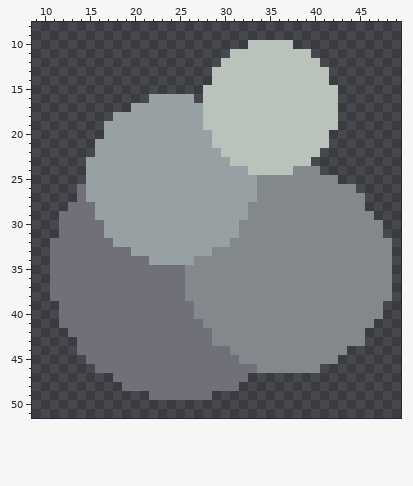
Pixel-art sprite, stored at sprites/particles/dust_explosion/dust_explosion3.png. The picture above is the old version.
The file is 64x64 pixels. Shown: x 9..49, y 8..51.
Once edited:
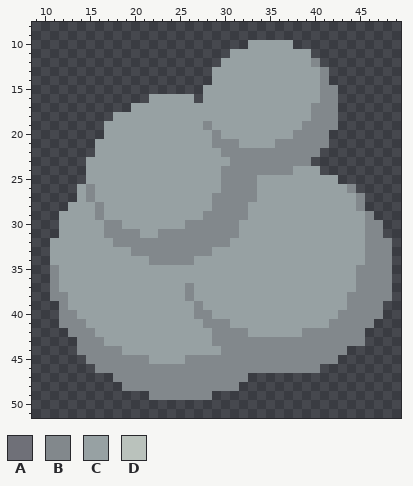
Palette (. is transparent): A #6f7078  B #82888c  C #97a1a3  D #bac2bc
Changes in this commit:
Changed rows in their new state; - is an unchanged pixel.
first column x 11:
10 ----------------------CCCCC--------
11 --------------------CCCCCCCCC------
12 -------------------CCCCCCCCCCB-----
13 ------------------CCCCCCCCCCCCB----
14 ------------------CCCCCCCCCCCCB----
15 -----------------CCCCCCCCCCCCCBB---
16 -----------------CCCCCCCCCCCCCBB---
17 -----------------CCCCCCCCCCCCBBB---
18 -----------------CCCCCCCCCCCCBBB---
19 -----------------BCCCCCCCCCCBBBB---
20 ------------------BCCCCCCCCBBBB----
21 ------------------BBBCCCCBBBBBB----
22 -------------------BBBBBBBBBBB-----
23 --------------------BBBBBBBBB------
24 -------------------BBBBBBBBCCC-----
25 -------------------BBBBCCCCCCCCC---
26 ---CB--------------BBBBCCCCCCCCCC--
27 ---CB-------------BBBBBCCCCCCCCCCC-
28 --CCCB------------BBBBCCCCCCCCCCCC-
29 -CCCCB-----------BBBBBCCCCCCCCCCCCC
30 -CCCCCBB-------BBBBBBCCCCCCCCCCCCCC
31 -CCCCCBBBB--BBBBBBBBBCCCCCCCCCCCCCC
32 CCCCCCCBBBBBBBBBBBBBCCCCCCCCCCCCCCC
33 CCCCCCCCCBBBBBBBBBCCCCCCCCCCCCCCCCC
34 CCCCCCCCCCCBBBBBCCCCCCCCCCCCCCCCCCC
35 BCCCCCCCCCCCCCCCCCCCCCCCCCCCCCCCCC-
36 BCCCCCCCCCCCCCCCCCCCCCCCCCCCCCCCCC-
37 BCCCCCCCCCCCCCC-CCCCCCCCCCCCCCCCCC-
38 BBCCCCCCCCCCCCC-CCCCCCCCCCCCCCCCC--
39 -BCCCCCCCCCCCCCC-CCCCCCCCCCCCCCCC--
40 -BBCCCCCCCCCCCCC--CCCCCCCCCCCCCC---
41 -BBBCCCCCCCCCCCCC---CCCCCCCCCCC----
42 --BBBCCCCCCCCCCCCC----CCCCCC-------
43 ---BBBCCCCCCCCCCCC-----------------
44 ---BBBBBCCCCCCCCCCCB---------------
45 ----BBBBBBBCCCCBBBBBB--------------
46 -----BBBBBBBBBBBBBBBBBB------------
47 -------BBBBBBBBBBBBBBB-------------
48 --------BBBBBBBBBBBBB--------------
49 -----------BBBBBBB-----------------
Boxes around the changes in both pictures, in picture pixels (x1, y1, x2, y2):
changed: (50, 40, 365, 400)
